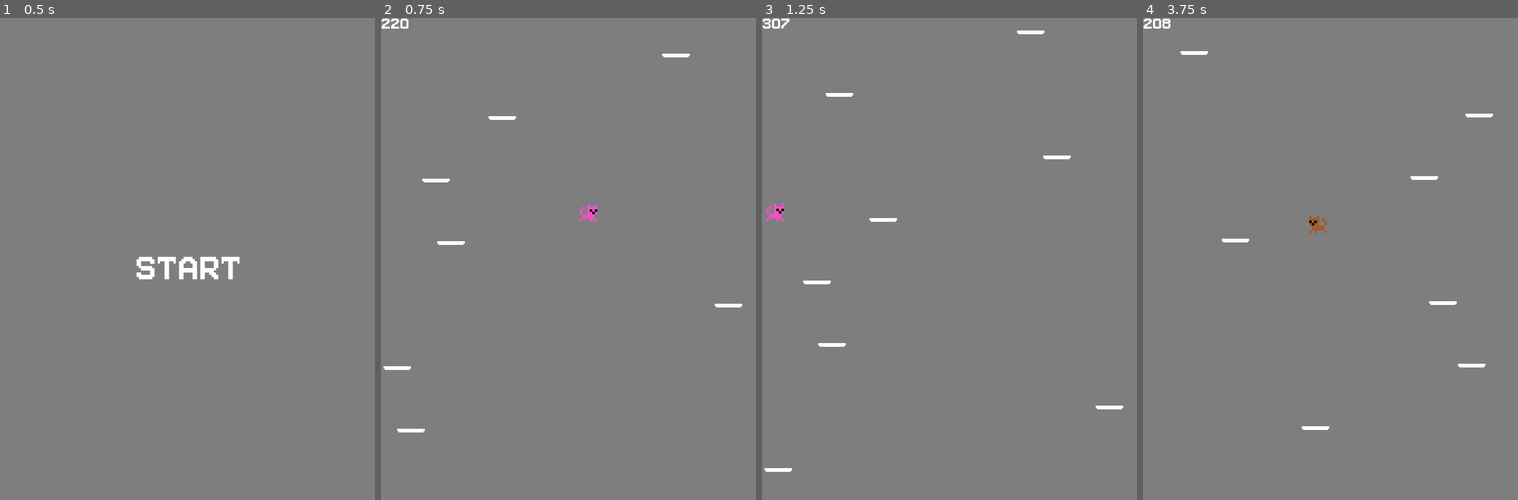
Above: before the commit, frames 1-4 (left to right).
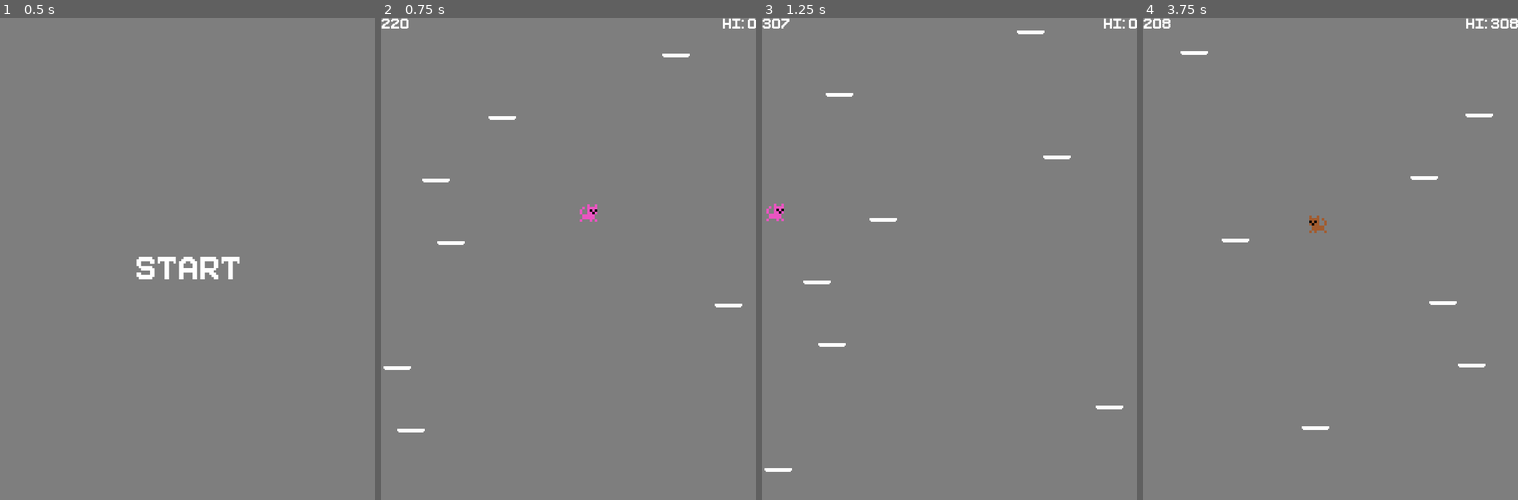
Above: after the commit, the same moments.

Repository: JackQuentinForde/Jumpycat
Game: Godot game, scene res://Scenes/Start.tscn
The game is run twice, just before and just after one commit, with the same random seed, the same clock (stepped at 60 frames per second) and the same inputs.
Inputs (mouse positions are in pixels of both pictures, inside the frame that each line leads up to):
- Up to frame 1 (0.5 s): no input
- Up to frame 2 (0.75 s): tap Enter at 0.5 s; move the mouse to (651, 244) at 0.52 s; hold Right (ui_right) from 0.53 s (still down); click (651, 244) at 0.67 s
- Up to frame 3 (1.25 s): keep holding Right (ui_right)
- Up to frame 4 (3.75 s): move the mouse to (1255, 292) at 1.27 s; release Right (ui_right) at 1.28 s; hold Left (ui_left) 1.28-2.03 s; move the mouse to (1368, 157) at 2.02 s; hold Right (ui_right) 2.03-3.53 s; move the mouse to (1311, 369) at 2.77 s; click (1311, 369) at 2.92 s; move the mouse to (1443, 340) at 3.52 s; hold Left (ui_left) from 3.53 s (still down)

Frame 1 is identical in both runs. In frame 2, 0.1% of the frame differs, in the area x 91-100%, y 0-3%; in frame 3, 0.1%; in frame 4, 0.2%, in the area x 86-100%, y 0-3%.

Commit message:
High score tracking; Better spiked balls

Diff:
--- a/Scenes/Game.tscn
+++ b/Scenes/Game.tscn
@@ -34,14 +34,13 @@
 [node name="CanvasLayer" type="CanvasLayer" parent="Control"]
 
 [node name="Highscore" type="Label" parent="Control/CanvasLayer"]
-visible = false
 anchor_left = 1.0
 anchor_right = 1.0
-margin_left = -40.0
+margin_left = -133.0
 margin_bottom = 14.0
 theme = SubResource( 6 )
 custom_fonts/font = SubResource( 3 )
-text = "HI:"
+text = "HI: 99999999999999"
 align = 2
 
 [node name="Score" type="Label" parent="Control/CanvasLayer"]
--- a/Scenes/Spike Ball.tscn
+++ b/Scenes/Spike Ball.tscn
@@ -1,8 +1,9 @@
-[gd_scene load_steps=7 format=2]
+[gd_scene load_steps=8 format=2]
 
 [ext_resource path="res://Scripts/Spike Ball.gd" type="Script" id=1]
 [ext_resource path="res://Assets/Sprites/spikeyBall1.png" type="Texture" id=2]
 [ext_resource path="res://Assets/Sprites/spikeyBall2.png" type="Texture" id=3]
+[ext_resource path="res://Assets/Sprites/spikeyBall3.png" type="Texture" id=4]
 
 [sub_resource type="RectangleShape2D" id=1]
 extents = Vector2( 7, 2 )
@@ -21,6 +22,30 @@
 "update": 0,
 "values": [ true ]
 }
+tracks/1/type = "value"
+tracks/1/path = NodePath("Sprite3:visible")
+tracks/1/interp = 1
+tracks/1/loop_wrap = true
+tracks/1/imported = false
+tracks/1/enabled = true
+tracks/1/keys = {
+"times": PoolRealArray( 0 ),
+"transitions": PoolRealArray( 1 ),
+"update": 0,
+"values": [ false ]
+}
+tracks/2/type = "value"
+tracks/2/path = NodePath(".:position")
+tracks/2/interp = 1
+tracks/2/loop_wrap = true
+tracks/2/imported = false
+tracks/2/enabled = true
+tracks/2/keys = {
+"times": PoolRealArray( 0 ),
+"transitions": PoolRealArray( 1 ),
+"update": 0,
+"values": [ Vector2( 0, -1 ) ]
+}
 
 [sub_resource type="Animation" id=3]
 resource_name = "spike"
@@ -37,15 +62,45 @@
 "update": 1,
 "values": [ true, false ]
 }
+tracks/1/type = "value"
+tracks/1/path = NodePath("Sprite3:visible")
+tracks/1/interp = 1
+tracks/1/loop_wrap = true
+tracks/1/imported = false
+tracks/1/enabled = true
+tracks/1/keys = {
+"times": PoolRealArray( 0.1, 0.4, 1 ),
+"transitions": PoolRealArray( 1, 1, 1 ),
+"update": 1,
+"values": [ true, false, false ]
+}
+tracks/2/type = "value"
+tracks/2/path = NodePath("Sprite:offset")
+tracks/2/interp = 1
+tracks/2/loop_wrap = true
+tracks/2/imported = false
+tracks/2/enabled = true
+tracks/2/keys = {
+"times": PoolRealArray( 0.1, 0.2, 0.3, 0.4, 0.5, 0.6, 0.7, 0.8, 0.9, 1 ),
+"transitions": PoolRealArray( 1, 1, 1, 1, 1, 1, 1, 1, 1, 1 ),
+"update": 0,
+"values": [ Vector2( 0, -1 ), Vector2( 0, 0 ), Vector2( 0, 1 ), Vector2( 0, 0 ), Vector2( 0, -1 ), Vector2( 0, 0 ), Vector2( 0, 1 ), Vector2( 0, 0 ), Vector2( 0, -1 ), Vector2( 0, 0 ) ]
+}
 
 [node name="Spike Ball" type="KinematicBody2D"]
+position = Vector2( 0, -1 )
 script = ExtResource( 1 )
 
 [node name="Sprite" type="Sprite" parent="."]
 texture = ExtResource( 2 )
+offset = Vector2( 0, -0.060786 )
 
 [node name="Sprite2" type="Sprite" parent="."]
 texture = ExtResource( 3 )
+
+[node name="Sprite3" type="Sprite" parent="."]
+visible = false
+texture = ExtResource( 4 )
 
 [node name="CollisionShape2D" type="CollisionShape2D" parent="."]
 position = Vector2( 0, -4 )
--- a/Scripts/Game.gd
+++ b/Scripts/Game.gd
@@ -17,8 +17,10 @@
 var platformMoveDirection = 1
 var score = 0
 onready var player = get_node("Player")
+onready var globalScript = get_node("/root/Global")
 
 func _ready():
+	$Control/CanvasLayer/Highscore.text = "HI: " + globalScript.ReadHighScore()
 	lastPlatformYPosition = 0
 	for n in 10:
 		AddBasicPlatform()
@@ -134,4 +136,5 @@
 	get_parent().call_deferred("add_child", newPlatform)
 
 func GameOver():
+	globalScript.SaveScore(str(score))
 	get_tree().change_scene("res://Scenes/Game Over.tscn")
--- /dev/null
+++ b/Scripts/Global.gd
@@ -0,0 +1,19 @@
+extends Node
+
+var saveGame = File.new()
+var savePath = "user://jcHighscore.save"
+
+func ReadHighScore():
+	saveGame.open(savePath, File.READ)
+	var data = saveGame.get_as_text()
+	saveGame.close()
+	if(data != null && data):
+		return data
+	return "0"
+
+func SaveScore(score):
+	var highScore = ReadHighScore()
+	if (int(score) > int(highScore)):
+		saveGame.open(savePath, File.WRITE)
+		saveGame.store_string(score)
+		saveGame.close()
--- a/Scripts/Spike Ball.gd
+++ b/Scripts/Spike Ball.gd
@@ -9,8 +9,6 @@
 
 func _ready():
 	$AnimationPlayer.play("spike")
-	if ($Sprite2.visible):
-		pass
 	yPosition = global_position.y
 	direction = get_parent().get_node("Game").platformMoveDirection
 
@@ -18,9 +16,11 @@
 	match(direction):
 		1:
 			if (global_position.x >= game.maxXPosition):
+				$Sprite.flip_h = true
 				direction = 2
 		2:
 			if (global_position.x <= -game.maxXPosition):
+				$Sprite.flip_h = false
 				direction = 1
 
 func _physics_process(delta):
--- a/project.godot
+++ b/project.godot
@@ -13,6 +13,10 @@
 config/name="Jumpycat"
 run/main_scene="res://Scenes/Start.tscn"
 config/icon="res://icon.png"
+
+[autoload]
+
+Global="*res://Scripts/Global.gd"
 
 [display]
 
Binary file changed: Assets/Sprites/spikeyBall1.png
Binary file changed: Assets/Sprites/spikeyBall2.png
Binary file added: Assets/Sprites/spikeyBall3.png
Not shown, added: Assets/Sprites/spikeyBall3.png.import
